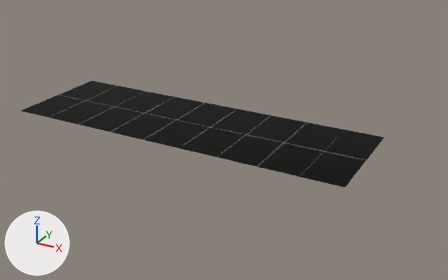
Two versions of the Blender file EspacioFisico_FCT_XRBlender.blend, one commit apart.
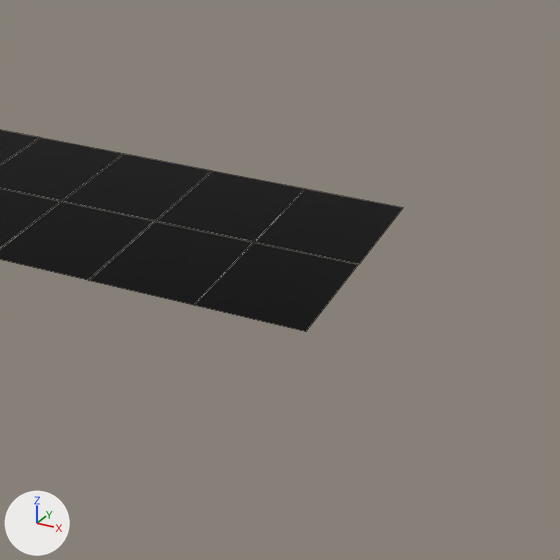
Each version appears first whole from a 50 mm lens placed at (17.2, -27.6, 13.7), pointed at (1.9, 0.1, -0.1), and next in a close-up on the part from 49% to 100% of the width and 19% to 100% of the height. The axes (+X, +Y, +Z) are drawn at lower left. The lights are the same throughout. The close-ups show mesh edges as thin lines.

In view in the first close-up: ' Espacio Real'.
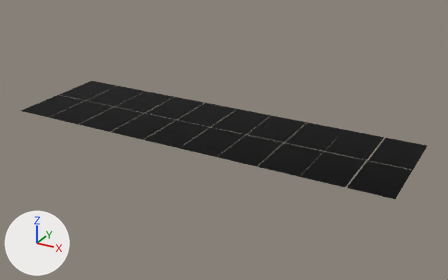
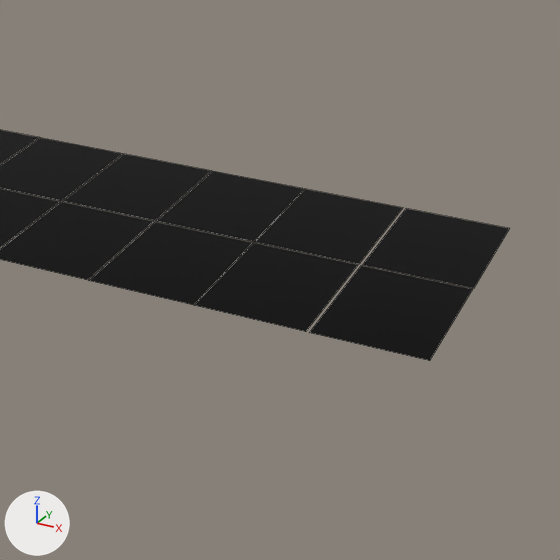
Location of each change, [x1, y1, x2, y2] in pixels of the close-ups (560 x 560 px):
' Espacio Real', reshaped: before [0, 130, 402, 332]; after [0, 130, 510, 361]
part 1 of me_plane_013, added (black): after [309, 266, 472, 361]
part 2 of me_plane_013, added (black): after [363, 209, 510, 288]

What the commit changed:
me_plane_013 has 72 vertices, 18 faces and spans x -1.56..1.56, y -0.47..1.4, z 0.0.
me_plane_013 is used by ob_espacio_real; location (-0.03, -1.64, 0.51); scale (6.42, 3.48, 11.9).
me_plane_013 part 1: the loose piece of 4 vertices spanning x 1.21..1.56, y -0.47..0.47, z 0.0 is copied, and the copy is moved by (0.35, 0.0, 0.0); it spans x 1.56..1.91, y -0.47..0.47, z 0.0.
me_plane_013 part 2: the loose piece of 4 vertices spanning x 1.21..1.56, y 0.47..1.4, z 0.0 is copied, and the copy is moved by (0.35, 0.0, 0.0); it spans x 1.56..1.91, y 0.47..1.4, z 0.0.
